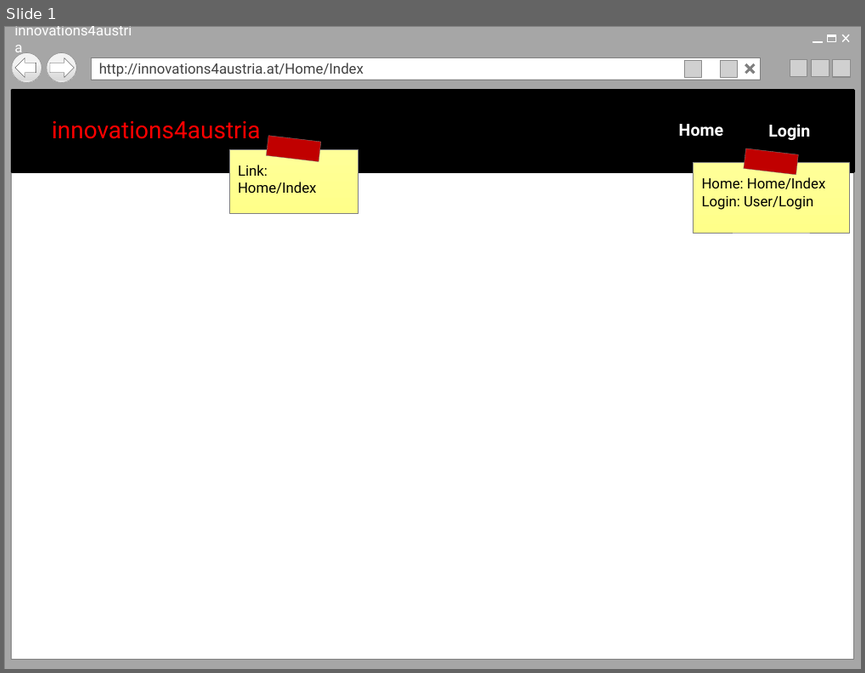
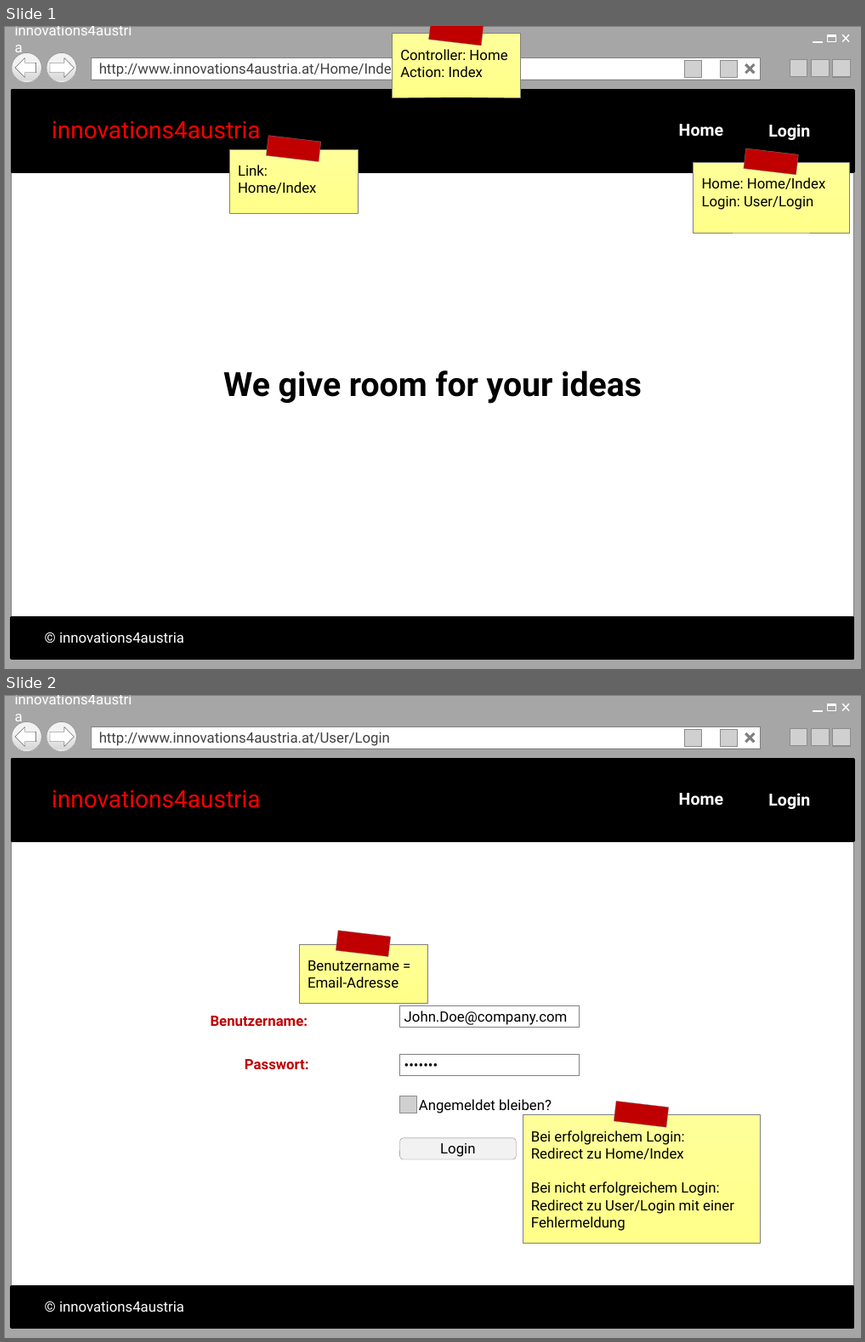
Before and after one commit to marcowurzenberger/ITIN20LAP, a slide deck: Mockup.pptx. Shown one above the other, each under a label of ours: slide 1 before the commit, slides 1 and 2 after it. The pictures are 865x673 and 865x1342 pixels, drawn with LibreOffice and Linux fonts; fonts in the diff are those of the drawing; grey boxes stand for pictures; background and template pictures are left out. Boxes give left, top, right and bottom in pixels: in the first picture for what was removed or moved away, otherwise in the second. Text is boxed around its words. In the diff, an @@ line names an element or a change of style, - is before the commit and + after.

Commit message:
Template ausgebessert, Mockups gezeichnet
kleinen Fehler beim Template ausgebessert, Mockups weiter gezeichnet

```diff
--- a/Mockup.pptx
+++ b/Mockup.pptx
@@ slide 2 added at bbox=[4, 695, 861, 1338], background #FFFFFF @@
@@ group added at bbox=[4, 695, 861, 1338]: 6 rectangles, 5 pictures, 4 lines, 2 ellipses, 1 text, 1 left arrow, 1 right arrow @@
+innovations4austria
+http://www.innovations4austria.at/User/Login
@@ rectangle added at bbox=[12, 760, 854, 840], fill #000000, outline #000000 2 pt @@
@@ text added at bbox=[52, 790, 261, 808], 20 pt, text #FF0000 @@
+innovations4austria
@@ text added at bbox=[679, 793, 724, 805], 14 pt, text #FFFFFF, bold @@
+Home
@@ text added at bbox=[768, 793, 810, 809], 14 pt, text #FFFFFF, bold @@
+Login
@@ rectangle added at bbox=[299, 944, 427, 1003], fill gradient #FFFF99 to #FFFF89, outline #808080 0.25 pt, 12 pt, text #000000 @@
+Benutzername =
+Email-Adresse
@@ rectangle added at bbox=[336, 930, 391, 957], fill #C00000, outline #808080 0.25 pt @@
@@ text added at bbox=[211, 1015, 308, 1026], 12 pt, text #C00000, bold @@
+Benutzername:
@@ rectangle added at bbox=[400, 1005, 579, 1027], fill #FFFFFF, outline #808080 0.25 pt, 12 pt, text #000000 @@
+John.Doe@company.com
@@ text added at bbox=[245, 1059, 309, 1069], 12 pt, text #C00000, bold @@
+Passwort:
@@ rectangle added at bbox=[400, 1053, 579, 1075], fill #FFFFFF, outline #808080 0.25 pt, 12 pt, text #000000 @@
+•••••••
@@ picture added at bbox=[400, 1096, 417, 1113] @@
@@ text added at bbox=[419, 1099, 551, 1113], 12 pt, text #000000 @@
+Angemeldet bleiben?
@@ rectangle added at bbox=[614, 1100, 669, 1128], fill #C00000, outline #808080 0.25 pt @@
@@ rectangle added at bbox=[522, 1115, 760, 1243], fill gradient #FFFF99 to #FFFF89, outline #808080 0.25 pt, 12 pt, text #000000 @@
+Bei erfolgreichem Login:
+Redirect zu Home/Index
+Bei nicht erfolgreichem Login:
+Redirect zu User/Login mit einer Fehlermeldung
@@ rounded rectangle added at bbox=[400, 1138, 516, 1159], fill #F2F2F2, outline #808080 0.25 pt, 12 pt, text #000000 @@
+Login
@@ rectangle added at bbox=[11, 1287, 853, 1327], fill #000000, outline #000000 2 pt @@
@@ text added at bbox=[59, 1301, 184, 1311], 12 pt, text #FFFFFF @@
+© innovations4austria
@@ slide 1 changed as well @@
@@ rectangle added at bbox=[392, 33, 521, 97], fill gradient #FFFF99 to #FFFF89, outline #808080 0.25 pt, 12 pt, text #000000 @@
+Controller: Home
+Action: Index
@@ rectangle added at bbox=[429, 26, 484, 46], fill #C00000, outline #808080 0.25 pt @@
@@ text in rectangle at bbox=[99, 61, 398, 78]: text changed @@
-http://innovations4austria.at/Home/Index
+http://www.innovations4austria.at/Home/Index
@@ text added at bbox=[223, 370, 642, 403], 28 pt, text #000000, bold @@
+We give room for your ideas
@@ rectangle added at bbox=[11, 618, 853, 658], fill #000000, outline #000000 2 pt @@
@@ text added at bbox=[59, 632, 184, 642], 12 pt, text #FFFFFF @@
+© innovations4austria
```
Also in this commit, not shown: 7 other slides added, 1 other file.
